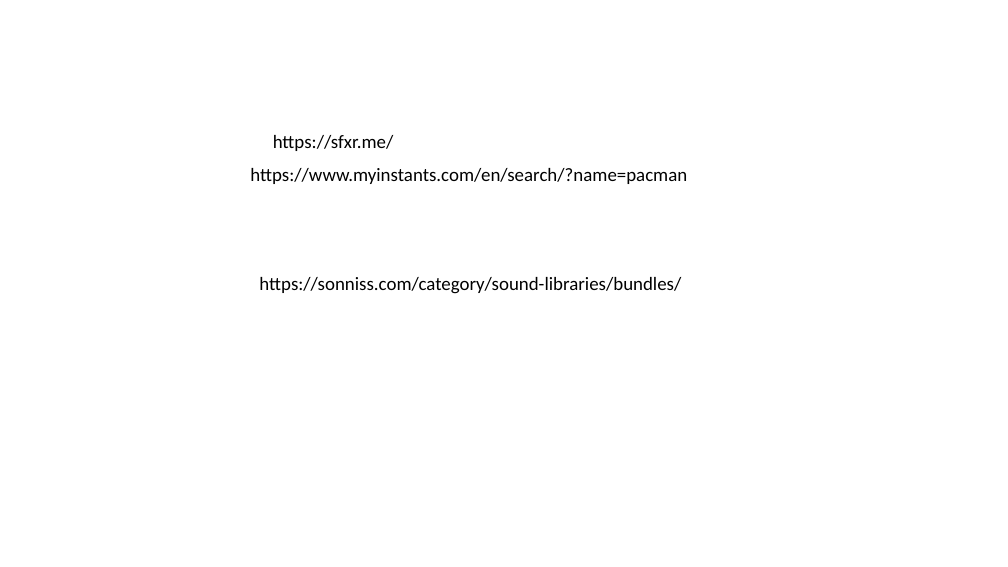
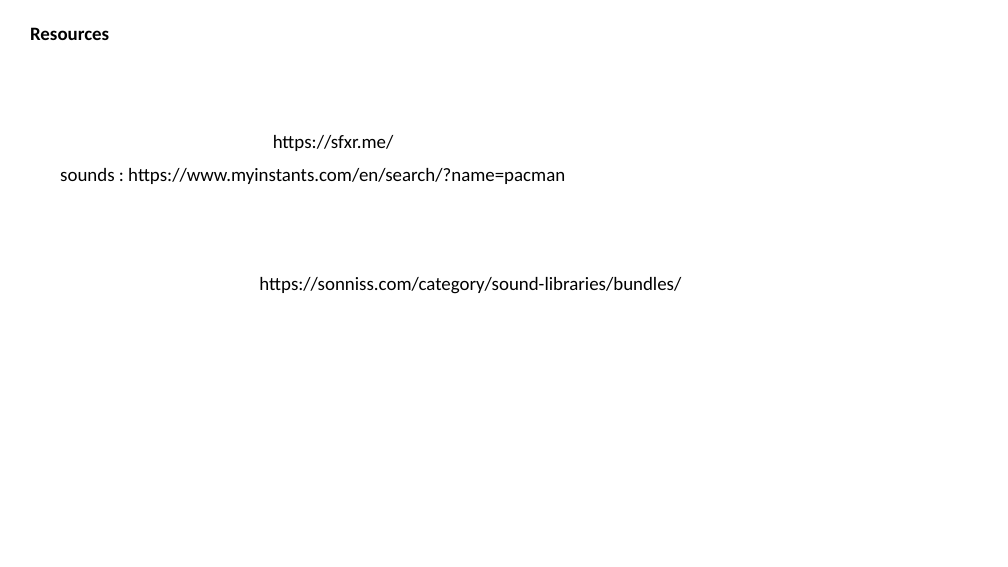
Before and after one commit to jeskes/activityboard, a slide deck: slide 53 of Activityboard.pptx. Drawn at 1008x567 pixels with LibreOffice and Linux fonts; fonts in the diff are those of the drawing. Boxes give left, top, right and bottom in pixels: in the first picture for what was removed or moved away, otherwise in the second. Text is boxed around its words. In the diff, an @@ line names an element or a change of style, - is before the commit and + after.

```diff
--- a/Activityboard.pptx
+++ b/Activityboard.pptx
@@ title added at [30, 27, 109, 40], 18 pt, text #000000, bold @@
+Resources
@@ text at [60, 168, 565, 184]: text changed @@
-https://www.myinstants.com/en/search/?name=pacman
+sounds : https://www.myinstants.com/en/search/?name=pacman
```
Also in this commit, not shown: 5 other slides changed.
